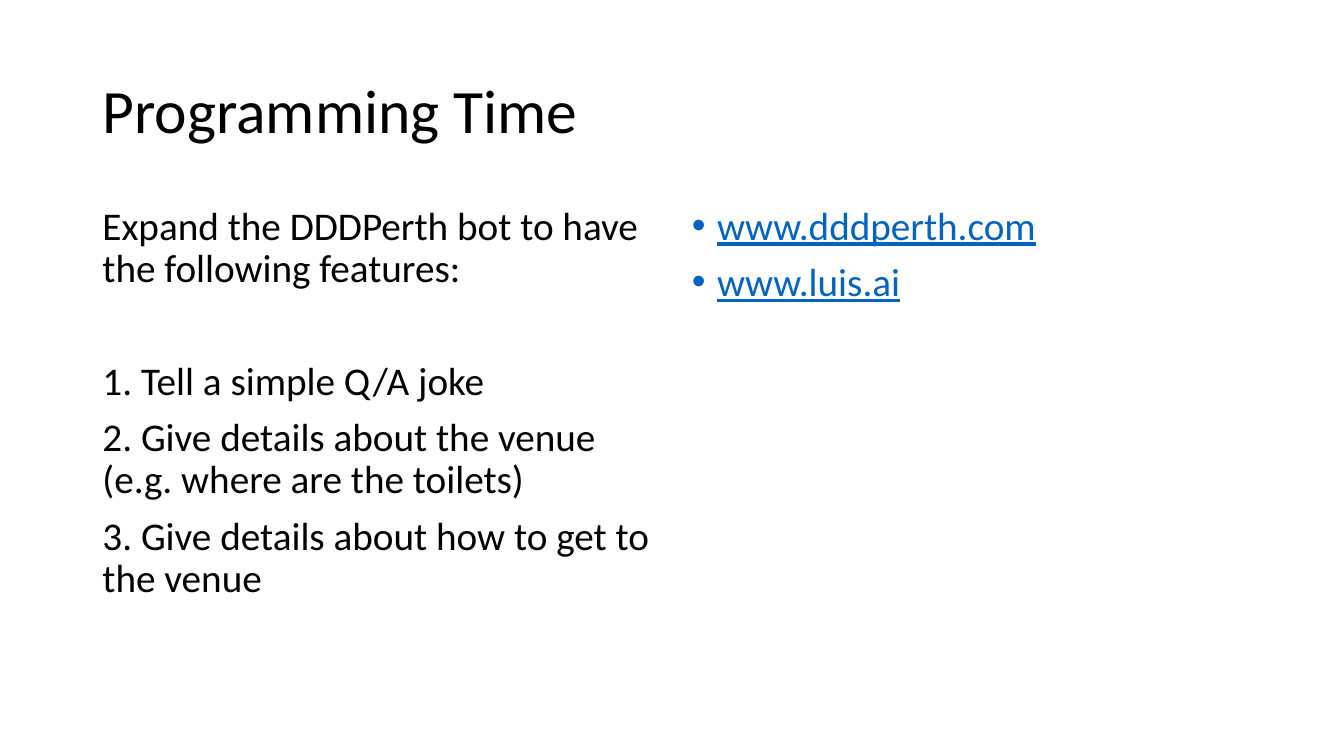
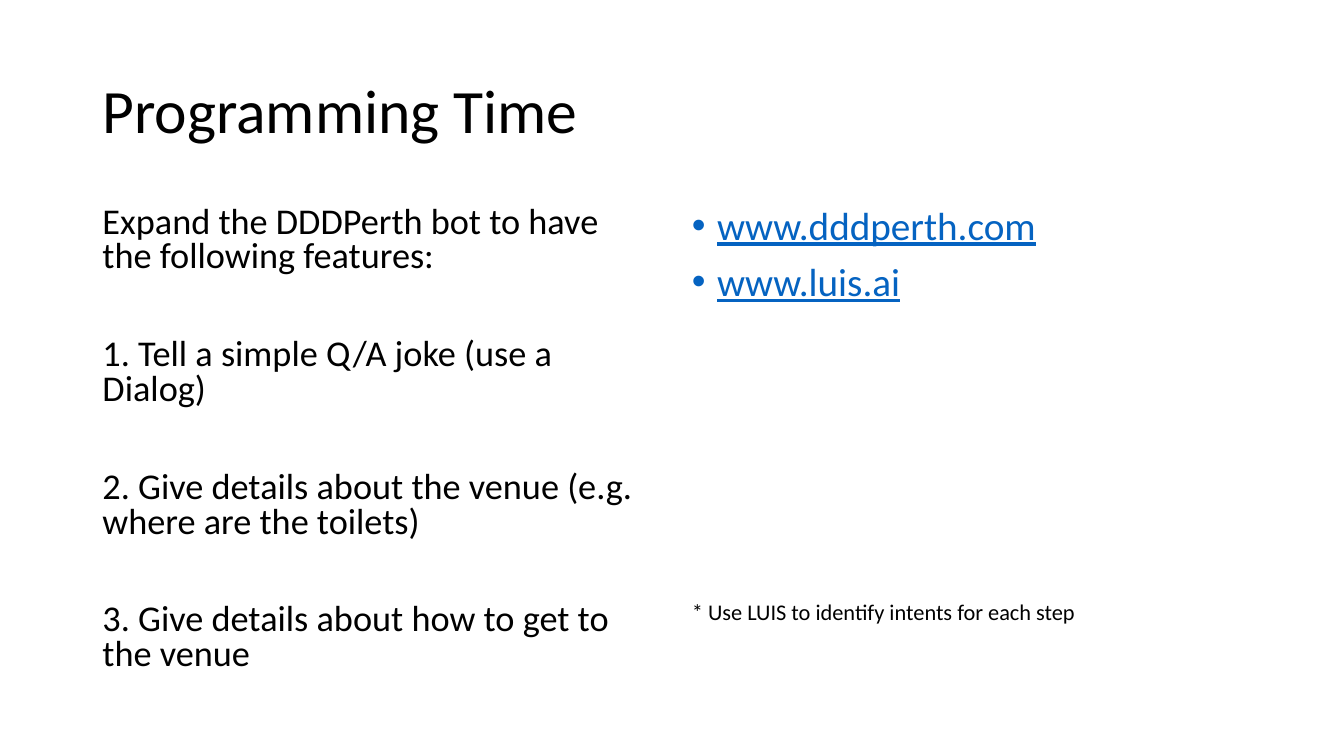
Before and after one commit to aidanmorgan/chatbot-workshop, a slide deck: slide 25 of Introduction to the Microsoft Bot Framework.pptx. Drawn at 1344x756 pixels with LibreOffice and Linux fonts; fonts in the diff are those of the drawing. Boxes give left, top, right and bottom in pixels: in the first picture for what was removed or moved away, otherwise in the second. Text is boxed around its words. In the diff, an @@ line names an element or a change of style, - is before the commit and + after.

```diff
--- a/Introduction to the Microsoft Bot Framework.pptx
+++ b/Introduction to the Microsoft Bot Framework.pptx
@@ text at (102, 208, 632, 667): size 28 to 25.9 pt in "Expand the DDDPerth bot to have the ...", "2. Give details about the venue (e.g. ...", "3. Give details about how to get ..."; line spacing 0.9 to 0.8 @@
@@ text at (102, 339, 552, 408): text changed; size 28 to 25.9 pt @@
-1. Tell a simple Q/A joke
+1. Tell a simple Q/A joke (use a Dialog)
@@ text at (708, 604, 1075, 624): paragraph added @@
+* Use LUIS to identify intents for each step
```
Also in this commit, not shown: 1 other slide changed, 1 slide added, 1 slide removed, 1 other file.
